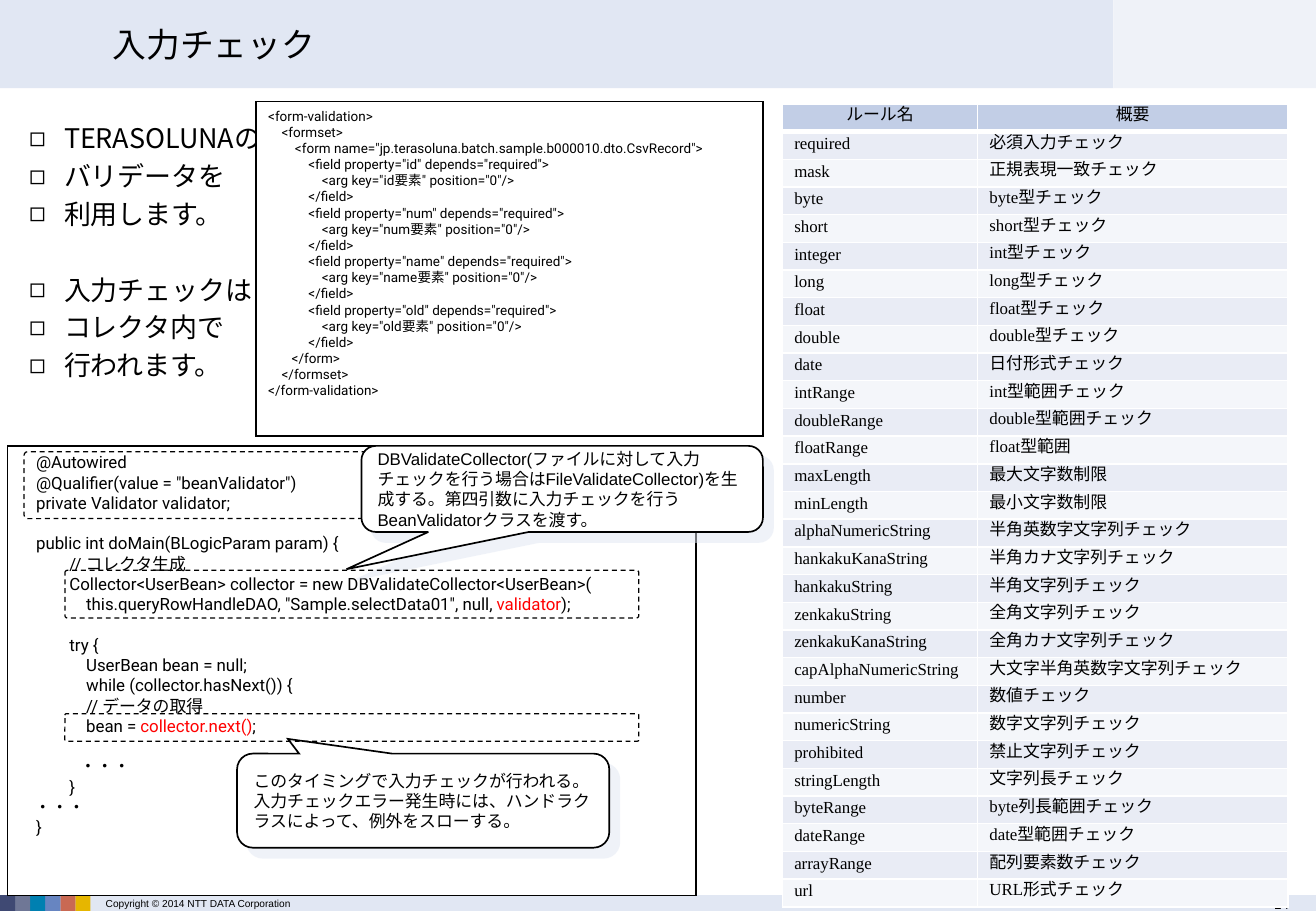
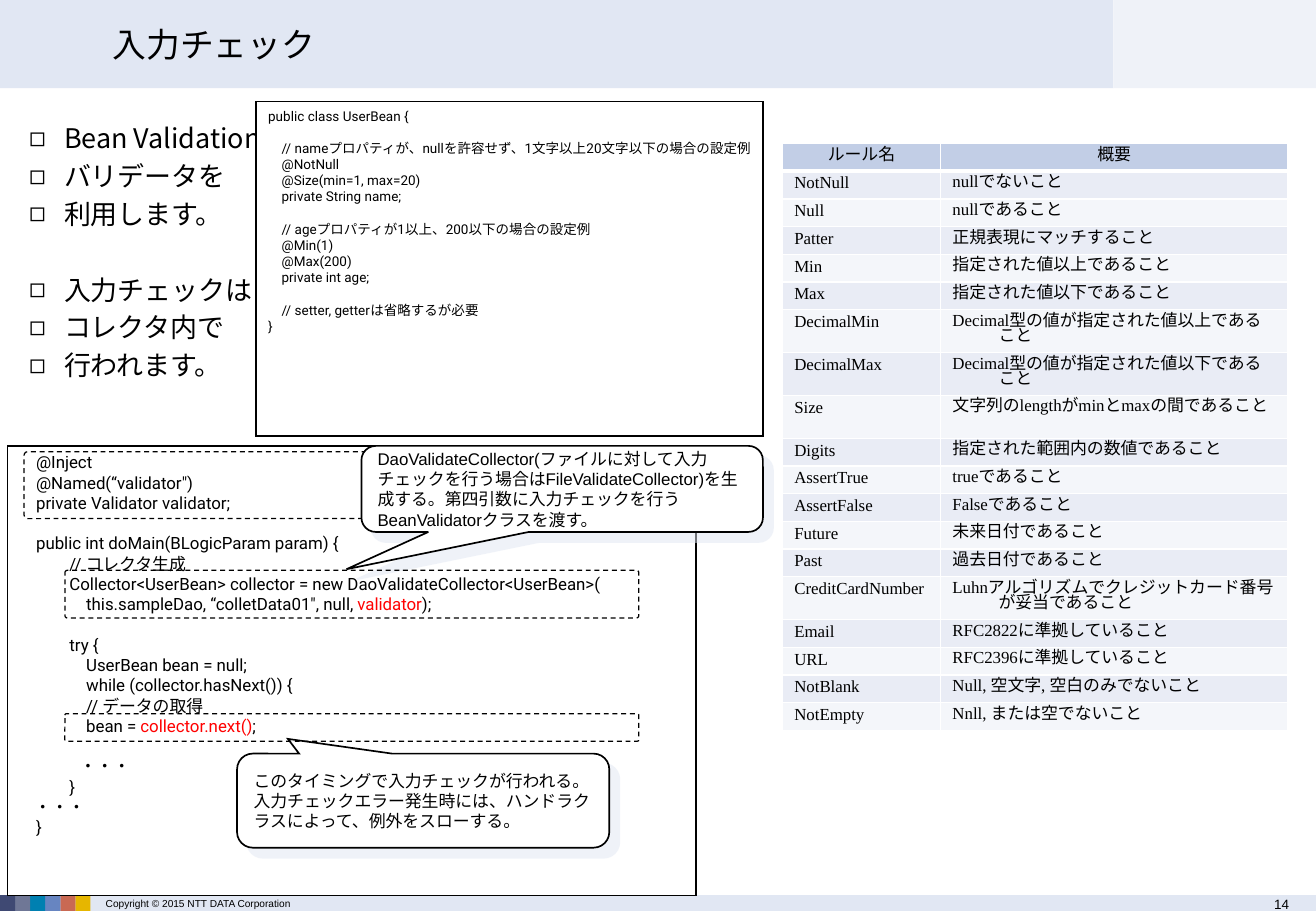
Before and after one commit to terasoluna-batch/terasoluna-doc, a slide deck: slide 14 of architecture/TERASOLUNA Batch Framework for Java Version 3.x 説明資料.pptx. Drawn at 1316x911 pixels with LibreOffice and Linux fonts; fonts in the diff are those of the drawing; background and template pictures are left out. Boxes give left, top, right and bottom in pixels: in the first picture for what was removed or moved away, otherwise in the second. Text is boxed around its words. In the diff, an @@ line names an element or a change of style, - is before the commit and + after.

```diff
--- a/architecture/TERASOLUNA Batch Framework for Java Version 3.x 説明資料.pptx
+++ b/architecture/TERASOLUNA Batch Framework for Java Version 3.x 説明資料.pptx
@@ text in rectangle at (x1=268, y1=111, x2=751, y2=318): text changed @@
-<form-validation>
-<formset>
-<form name="jp.terasoluna.batch.sample.b000010.dto.CsvRecord">
-<field property="id" depends="required">
-<arg key="id要素" position="0"/>
-</field>
-<field property="num" depends="required">
-<arg key="num要素" position="0"/>
-</field>
-<field property="name" depends="required">
-<arg key="name要素" position="0"/>
-</field>
-<field property="old" depends="required">
-<arg key="old要素" position="0"/>
-</field>
-</form>
-</formset>
-</form-validation>
+public class UserBean {
+// nameプロパティが、nullを許容せず、1文字以上20文字以下の場合の設定例
+@NotNull
+@Size(min=1, max=20)
+private String name;
+// ageプロパティが1以上、200以下の場合の設定例
+@Min(1)
+@Max(200)
+private int age;
+// setter, getterは省略するが必要
+}
@@ text at (x1=64, y1=121, x2=288, y2=156): text changed @@
-◻ TERASOLUNAの
+◻ Bean Validationの
@@ table at (x1=783, y1=143, x2=1288, y2=728) @@
-row 2: required | 必須入力チェック
-row 3: mask | 正規表現一致チェック
-row 4: byte | byte型チェック
-row 5: short | short型チェック
-row 6: integer | int型チェック
-row 7: long | long型チェック
-row 8: float | float型チェック
-row 9: double | double型チェック
-row 10: date | 日付形式チェック
-row 11: intRange | int型範囲チェック
-row 12: doubleRange | double型範囲チェック
-row 13: floatRange | float型範囲
-row 14: maxLength | 最大文字数制限
-row 15: minLength | 最小文字数制限
-row 16: alphaNumericString | 半角英数字文字列チェック
-row 17: hankakuKanaString | 半角カナ文字列チェック
-row 18: hankakuString | 半角文字列チェック
-row 19: zenkakuString | 全角文字列チェック
-row 20: zenkakuKanaString | 全角カナ文字列チェック
-row 21: capAlphaNumericString | 大文字半角英数字文字列チェック
-row 22: number | 数値チェック
-row 23: numericString | 数字文字列チェック
-row 24: prohibited | 禁止文字列チェック
-row 25: stringLength | 文字列長チェック
-row 26: byteRange | byte列長範囲チェック
-row 27: dateRange | date型範囲チェック
-row 28: arrayRange | 配列要素数チェック
-row 29: url | URL形式チェック
+row 2: NotNull | nullでないこと
+row 3: Null | nullであること
+row 4: Patter | 正規表現にマッチすること
+row 5: Min | 指定された値以上であること
+row 6: Max | 指定された値以下であること
+row 7: DecimalMin | Decimal型の値が指定された値以上であること
+row 8: DecimalMax | Decimal型の値が指定された値以下であること
+row 9: Size | 文字列のlengthがminとmaxの間であること
+row 10: Digits | 指定された範囲内の数値であること
+row 11: AssertTrue | trueであること
+row 12: AssertFalse | Falseであること
+row 13: Future | 未来日付であること
+row 14: Past | 過去日付であること
+row 15: CreditCardNumber | Luhnアルゴリズムでクレジットカード番号が妥当であること
+row 16: Email | RFC2822に準拠していること
+row 17: URL | RFC2396に準拠していること
+row 18: NotBlank | Null, 空文字, 空白のみでないこと
+row 19: NotEmpty | Nnll, または空でないこと
@@ table resized from (x1=783, y1=103, x2=1289, y2=905) to (x1=783, y1=143, x2=1288, y2=728) @@
@@ text in rectangle at (x1=36, y1=456, x2=193, y2=493): text changed @@
-@Autowired
-@Qualifier(value = "beanValidator")
+@Inject
+@Named(“validator")
@@ text in rounded speech box at (x1=378, y1=451, x2=748, y2=528): text changed @@
-DBValidateCollector(ファイルに対して入力チェックを行う場合はFileValidateCollector)を生成する。第四引数に入力チェックを行うBeanValidatorクラスを渡す。
+DaoValidateCollector(ファイルに対して入力チェックを行う場合はFileValidateCollector)を生成する。第四引数に入力チェックを行うBeanValidatorクラスを渡す。
@@ text in rectangle at (x1=69, y1=576, x2=600, y2=614): text changed @@
-Collector<UserBean> collector = new DBValidateCollector<UserBean>(
-this.queryRowHandleDAO, "Sample.selectData01", null, validator);
+Collector<UserBean> collector = new DaoValidateCollector<UserBean>(
+this.sampleDao, “colletData01", null, validator);
@@ text at (x1=106, y1=900, x2=291, y2=909): text changed @@
-Copyright © 2014 NTT DATA Corporation
+Copyright © 2015 NTT DATA Corporation
```
Also in this commit, not shown: 14 other slides changed, 1 slide added, 1 slide removed, 1 other file.
